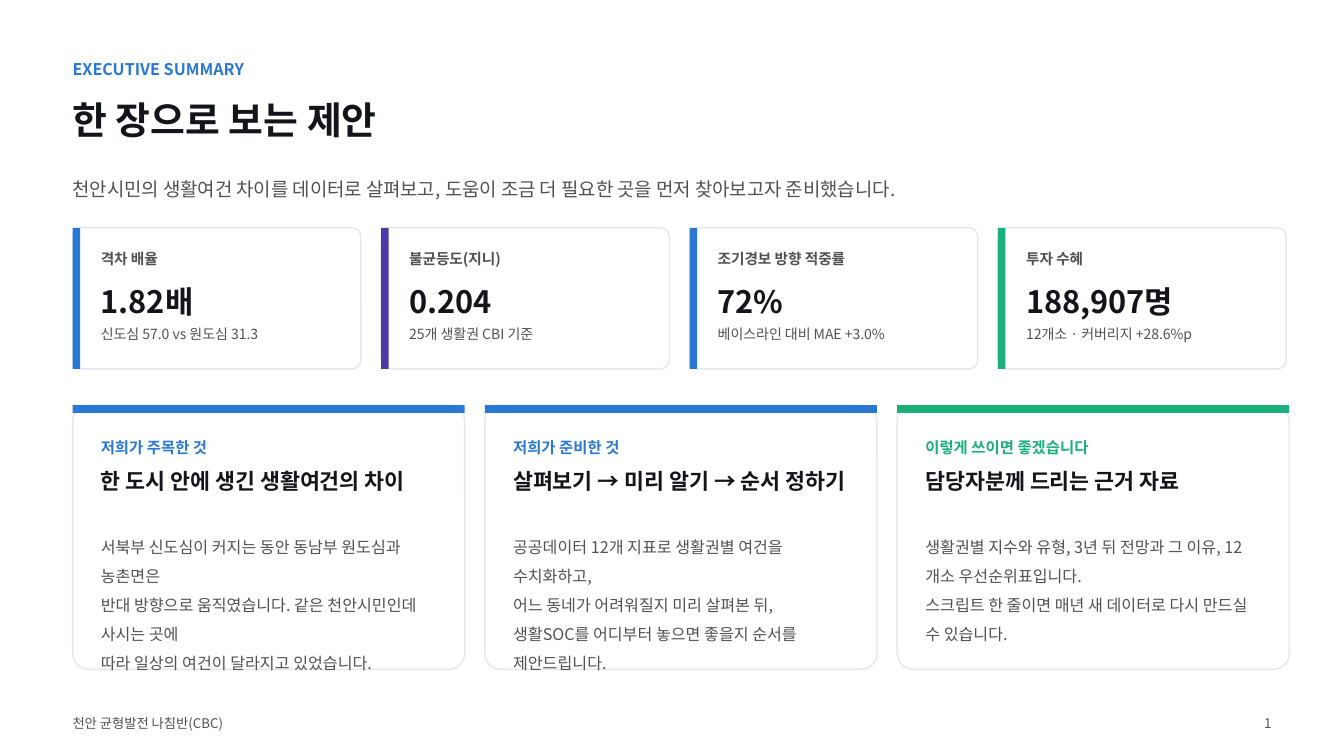
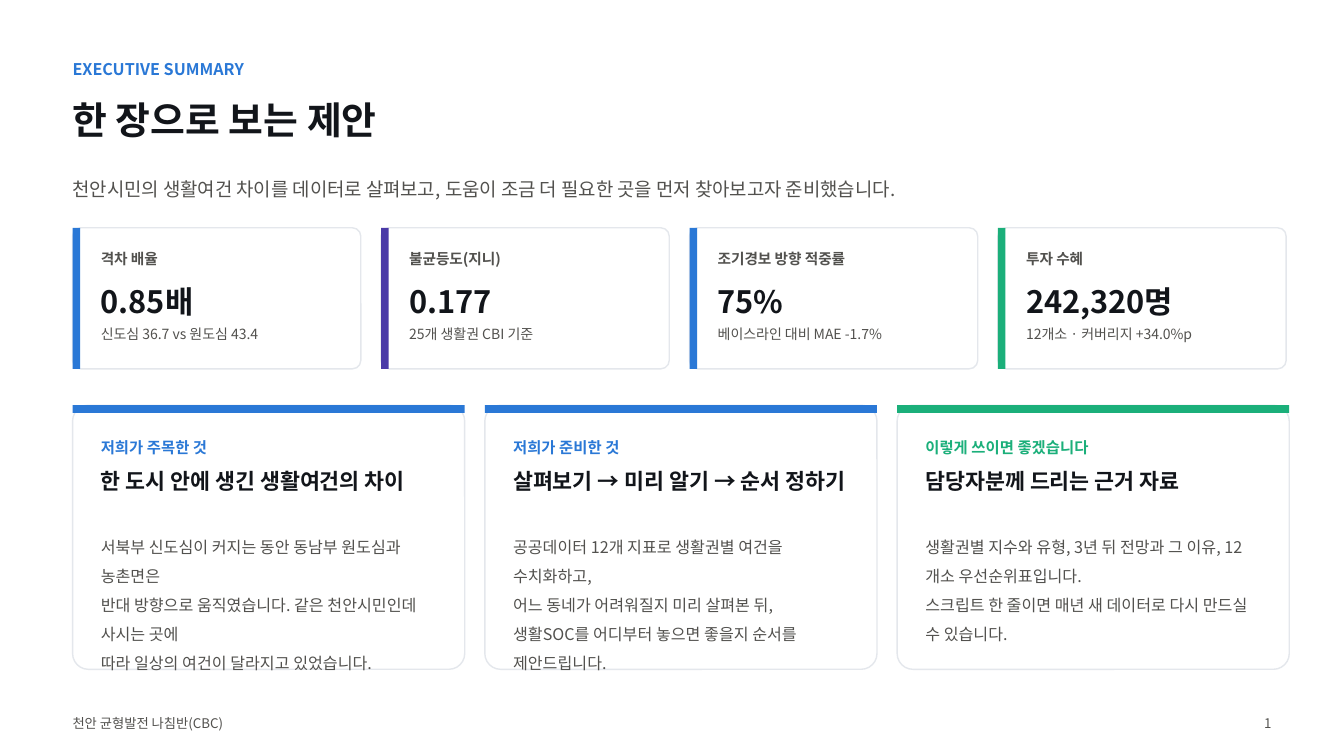
Before and after one commit to BioCode67/2026-AI-, a slide deck: slide 2 of deliverables/기획서_천안균형발전나침반_CBC.pptx. Drawn at 1344x756 pixels with LibreOffice and Linux fonts; fonts in the diff are those of the drawing. Boxes give left, top, right and bottom in pixels: in the first picture for what was removed or moved away, otherwise in the second. Text is boxed around its words. In the diff, an @@ line names an element or a change of style, - is before the commit and + after.

```diff
--- a/deliverables/기획서_천안균형발전나침반_CBC.pptx
+++ b/deliverables/기획서_천안균형발전나침반_CBC.pptx
@@ text at (101, 287, 194, 316): text changed @@
-1.82배
+0.85배
@@ text at (409, 290, 492, 314): text changed @@
-0.204
+0.177
@@ text at (718, 289, 784, 314): text changed @@
-72%
+75%
@@ text at (1026, 287, 1173, 320): text changed @@
-188,907명
+242,320명
@@ text at (101, 327, 258, 340): text changed @@
-신도심 57.0 vs 원도심 31.3
+신도심 36.7 vs 원도심 43.4
@@ text at (718, 327, 882, 340): text changed @@
-베이스라인 대비 MAE +3.0%
+베이스라인 대비 MAE -1.7%
@@ text at (1026, 327, 1192, 342): text changed @@
-12개소 · 커버리지 +28.6%p
+12개소 · 커버리지 +34.0%p
```
Also in this commit, not shown: 14 other slides changed, 21 other files.
